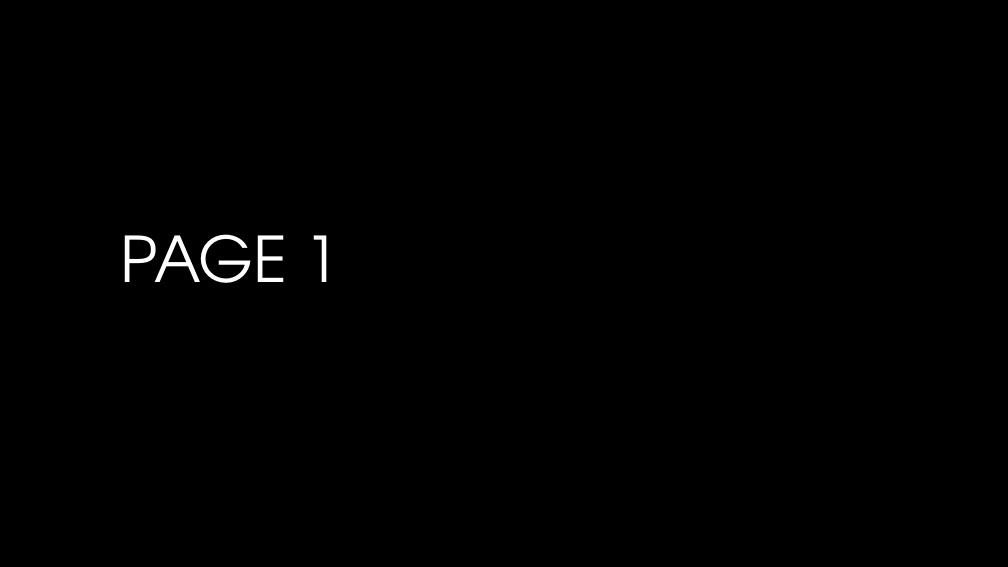
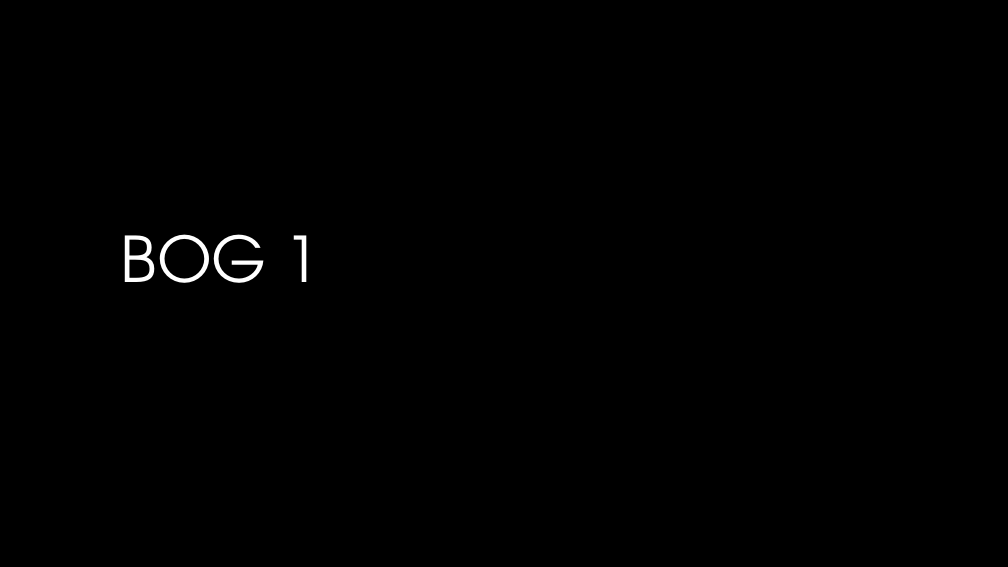
Before and after one commit to Brindley/Test, a slide deck: slide 1 of PowerPoint/PPT Test.pptx. Drawn at 1008x567 pixels with LibreOffice and Linux fonts; fonts in the diff are those of the drawing; background and template pictures are left out. Boxes give left, top, right and bottom in pixels: in the first picture for what was removed or moved away, otherwise in the second. Text is boxed around its words. In the diff, an @@ line names an element or a change of style, - is before the commit and + after.

```diff
--- a/PowerPoint/PPT Test.pptx
+++ b/PowerPoint/PPT Test.pptx
@@ title at <box>121,234,319,283</box>: text changed @@
-PAGE 1
+BOG 1
```
Also in this commit, not shown: 1 other slide changed, 1 slide added, 1 slide removed.
